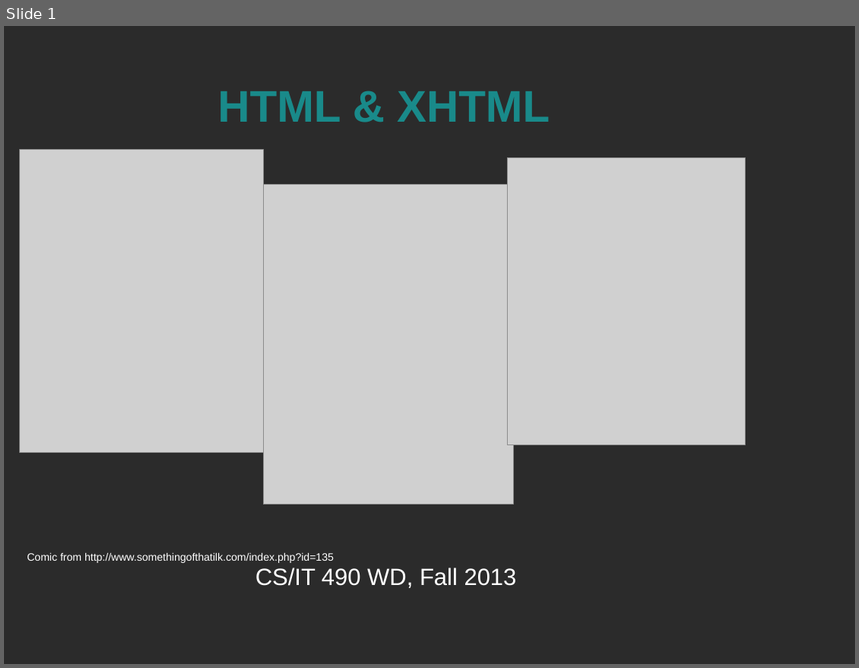
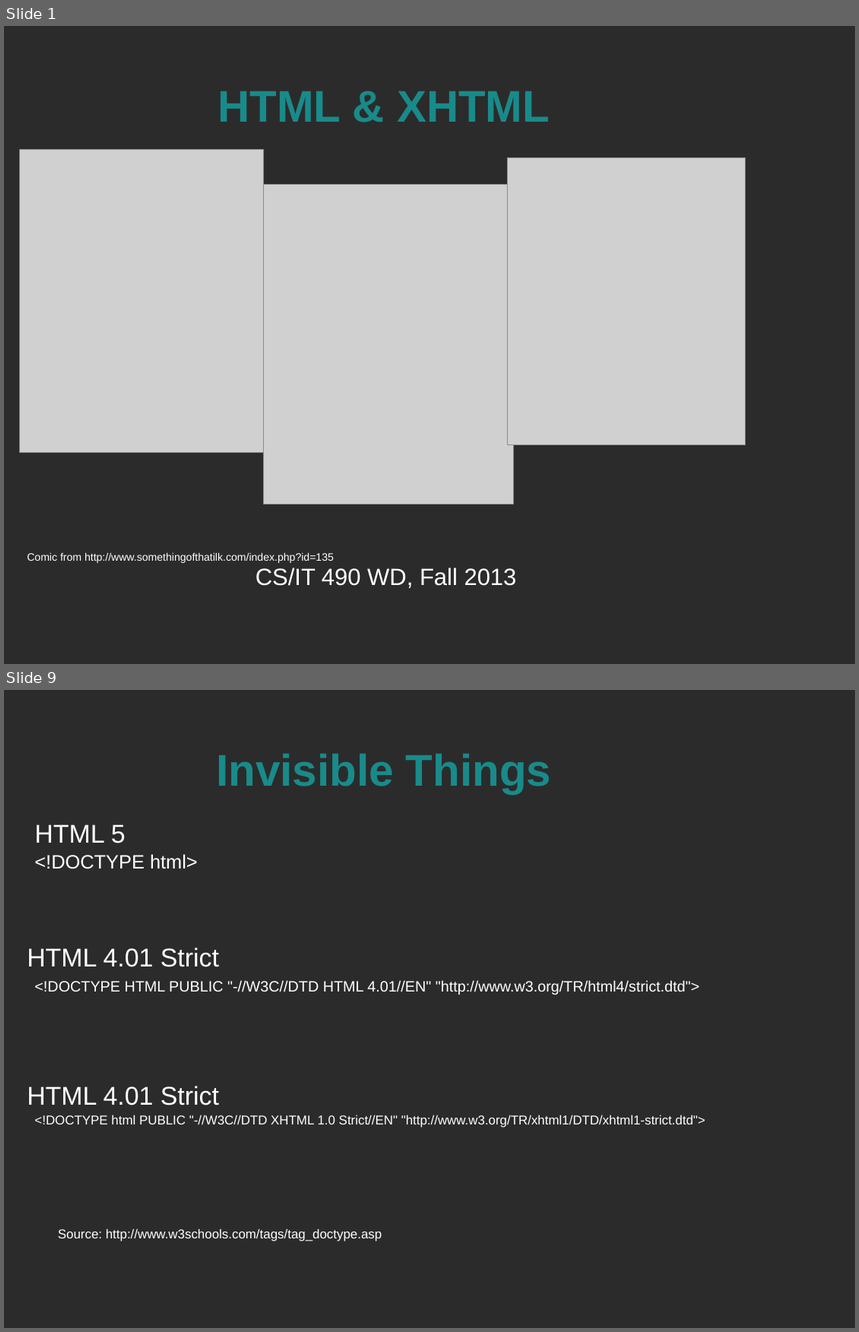
Before and after one commit to spellbindguy/Web-Development, a slide deck: Lectures/03 HTML/HTML.odp. Shown one above the other, each under a label of ours: slide 1 before the commit, slides 1 and 9 after it; the slides between them are not shown. The pictures are 859x668 and 859x1332 pixels, drawn with LibreOffice and Linux fonts; fonts in the diff are those of the drawing; grey boxes stand for pictures; background and template pictures are left out; a plain dark background stands for a picture behind light text. Boxes give left, top, right and bottom in pixels: in the first picture for what was removed or moved away, otherwise in the second. Text is boxed around its words. In the diff, an @@ line names an element or a change of style, - is before the commit and + after.

Commit message:
HTML Lecture WIP

```diff
--- a/Lectures/03 HTML/HTML.odp
+++ b/Lectures/03 HTML/HTML.odp
@@ slide 9 added at bbox=[4, 690, 855, 1328], background picture (left out) @@
@@ title added at bbox=[216, 754, 551, 794], 41.4 pt, text #198A8A, bold @@
+Invisible Things
@@ text added at bbox=[34, 825, 126, 844], 24 pt, text #FFFFFF @@
+HTML 5
@@ text added at bbox=[34, 854, 198, 869], 18 pt, text #FFFFFF @@
+<!DOCTYPE html>
@@ text added at bbox=[27, 948, 219, 967], 24 pt, text #FFFFFF @@
+HTML 4.01 Strict
@@ text added at bbox=[34, 980, 700, 995], 14 pt, text #FFFFFF @@
+<!DOCTYPE HTML PUBLIC "-//W3C//DTD HTML 4.01//EN" "http://www.w3.org/TR/html4/strict.dtd">
@@ text added at bbox=[27, 1086, 219, 1106], 24 pt, text #FFFFFF @@
+HTML 4.01 Strict
@@ text added at bbox=[34, 1115, 705, 1128], 12 pt, text #FFFFFF @@
+<!DOCTYPE html PUBLIC "-//W3C//DTD XHTML 1.0 Strict//EN" "http://www.w3.org/TR/xhtml1/DTD/xhtml1-strict.dtd">
@@ text added at bbox=[58, 1229, 382, 1242], 12 pt, text #FFFFFF @@
+Source: http://www.w3schools.com/tags/tag_doctype.asp
```
Also in this commit, not shown: 1 slide changed, 45 other slides added, 1 slide removed.
